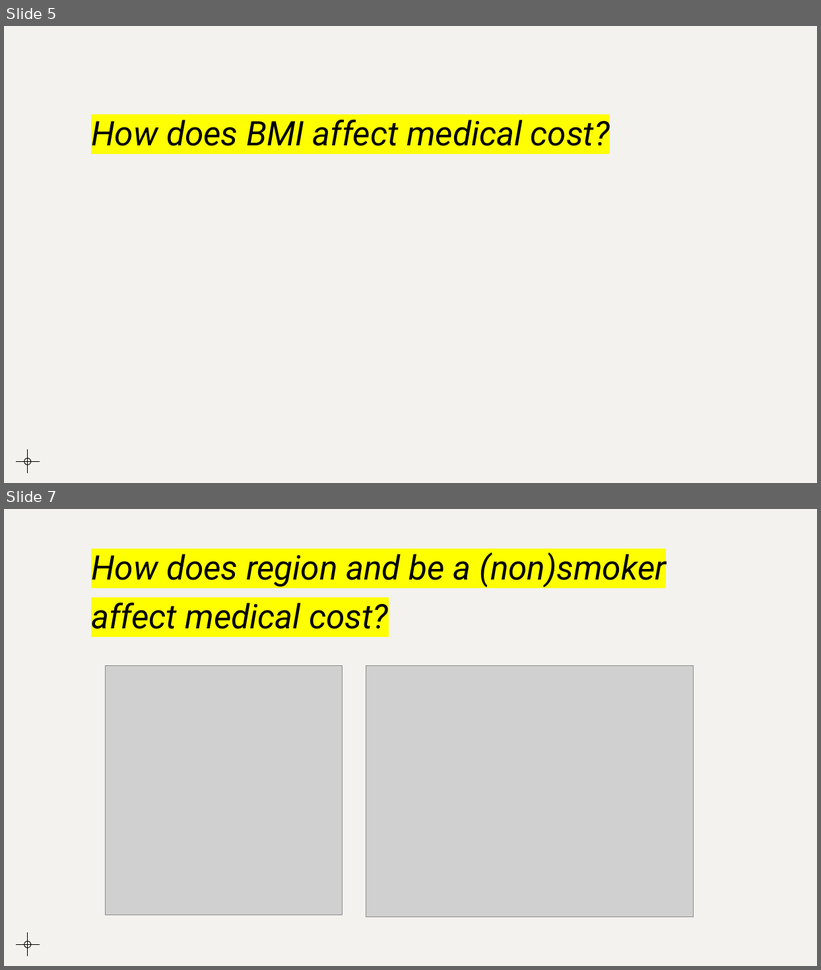
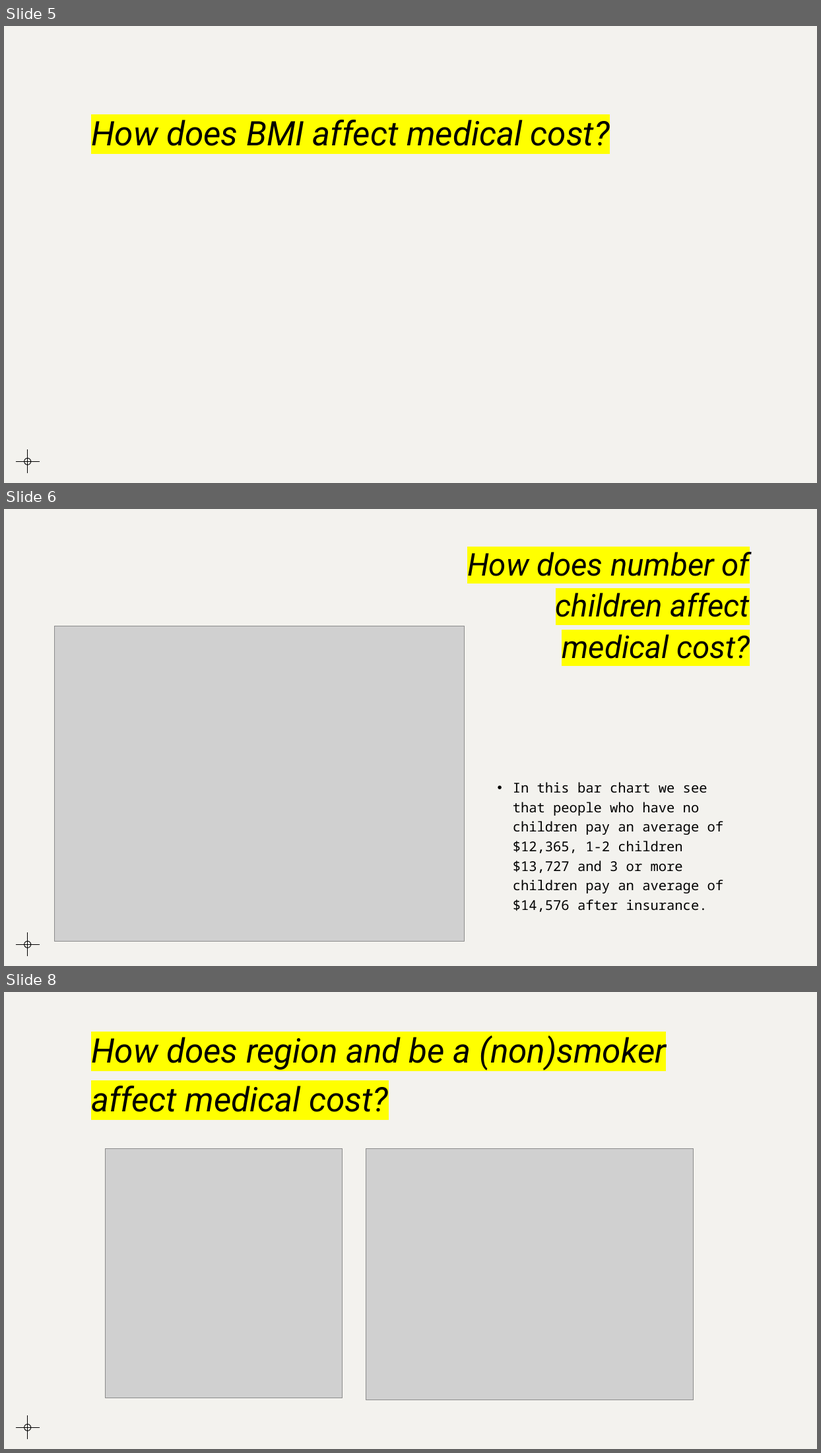
Before and after one commit to jaimelangenfeld/project1, a slide deck: Medical Cost After Insurance.pptx. Shown one above the other, each under a label of ours: slides 5 and 7 before the commit, slides 5, 6 and 8 after it; the slides between them are not shown. The pictures are 821x970 and 821x1453 pixels, drawn with LibreOffice and Linux fonts; fonts in the diff are those of the drawing; grey boxes stand for pictures. Boxes give left, top, right and bottom in pixels: in the first picture for what was removed or moved away, otherwise in the second. Text is boxed around its words. In the diff, an @@ line names an element or a change of style, - is before the commit and + after.

```diff
--- a/Medical Cost After Insurance.pptx
+++ b/Medical Cost After Insurance.pptx
@@ slide 6 added at bbox=[4, 509, 817, 966], background #F3F2EE; not listed: 3 template elements that a slide beside it also shows @@
@@ title added at bbox=[467, 552, 750, 659], 37 pt, text #000000, italic @@
+How does number of children affect medical cost?
@@ picture added at bbox=[55, 626, 465, 942] @@
@@ text added at bbox=[513, 782, 724, 912], 16 pt, text #000000 @@
+• In this bar chart we see that people who have no children pay an average of $12,365, 1-2 children $13,727 and 3 or more children pay an average of $14,576 after insurance.
@@ what was slide 7 is now slide 8 @@
```
Also in this commit, not shown: 1 other slide added, 1 slide removed.
